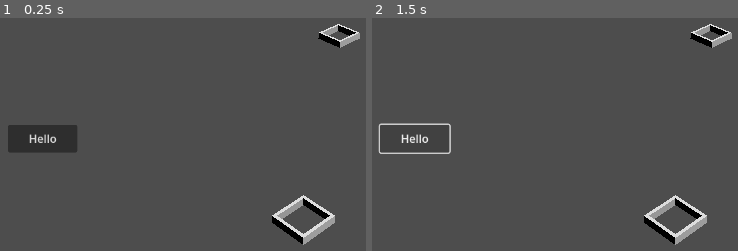
Above: before the commit, frames 1-2 (left to right).
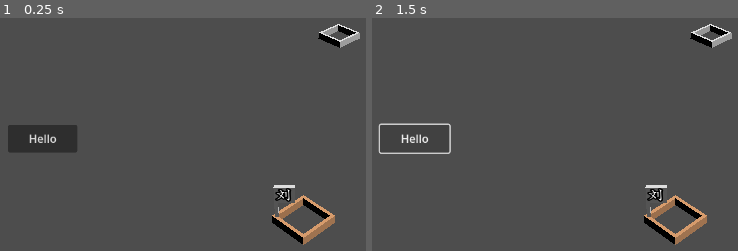
Above: after the commit, the same moments.

Repository: bianpeng001/GodotPy
Game: Godot game, scene res://main.tscn
Same seed, same stepped clock (60 frames per second), same inputs: the game is played once before the commit and once after it.
Inputs:
- Up to frame 1 (0.25 s): no input
- Up to frame 2 (1.5 s): click "Hello" at 0.5 s; click "Hello" at 1.25 s

The runs differ from the first frame. In frame 1, 1.2% of the frame differs, in the area x 74-92%, y 71-98%; in frame 2, 1.2%.

Commit message:
add font, flag, input method in baseclass

Diff:
--- /dev/null
+++ b/Demo/Model/City01.tscn
@@ -0,0 +1,20 @@
+[gd_scene load_steps=5 format=3 uid="uid://4hvmkb1n5qtb"]
+
+[ext_resource type="PackedScene" uid="uid://dx4jt88t2pkvs" path="res://Model/City01.glb" id="1_dnl8w"]
+[ext_resource type="Material" uid="uid://bft44cxmukfxl" path="res://Model/MatCity01.tres" id="2_3de47"]
+[ext_resource type="PackedScene" uid="uid://oop7cbbkolr3" path="res://Model/Flag01.glb" id="3_3x2e3"]
+[ext_resource type="FontFile" uid="uid://cfhxpqexrydct" path="res://FZKT.ttf" id="4_8de7a"]
+
+[node name="City01" instance=ExtResource("1_dnl8w")]
+
+[node name="Cube" parent="." index="0"]
+surface_material_override/0 = ExtResource("2_3de47")
+
+[node name="Flag01" parent="." index="1" instance=ExtResource("3_3x2e3")]
+transform = Transform3D(0.707107, 0, 0.707107, 0, 1, 0, -0.707107, 0, 0.707107, -1, 0.5, -1)
+
+[node name="Label3D" type="Label3D" parent="." index="2"]
+transform = Transform3D(0.707107, 0, -0.707107, 0, 1, 0, 0.707107, 0, 0.707107, -0.793441, 2, -0.620222)
+pixel_size = 0.028
+text = "刘"
+font = ExtResource("4_8de7a")
--- /dev/null
+++ b/Demo/Model/MatCity01.tres
@@ -0,0 +1,4 @@
+[gd_resource type="StandardMaterial3D" format=3 uid="uid://bft44cxmukfxl"]
+
+[resource]
+albedo_color = Color(0.878431, 0.631373, 0.431373, 1)
--- a/Demo/main.tscn
+++ b/Demo/main.tscn
@@ -1,6 +1,7 @@
-[gd_scene load_steps=2 format=3 uid="uid://cipun2g0qp50n"]
+[gd_scene load_steps=3 format=3 uid="uid://cipun2g0qp50n"]
 
 [ext_resource type="PackedScene" uid="uid://dx4jt88t2pkvs" path="res://Model/City01.glb" id="1_fy31c"]
+[ext_resource type="PackedScene" uid="uid://4hvmkb1n5qtb" path="res://Model/City01.tscn" id="2_2sjd1"]
 
 [node name="Node3D" type="Node3D"]
 
@@ -14,8 +15,6 @@
 [node name="FPyObject" type="FPyObject" parent="."]
 python_path = "main"
 python_class = "TestClass"
-
-[node name="City01" parent="." instance=ExtResource("1_fy31c")]
 
 [node name="City02" parent="." instance=ExtResource("1_fy31c")]
 transform = Transform3D(1, 0, 0, 0, 1, 0, 0, 0, 1, 17.7499, 0, -13.6001)
@@ -35,3 +34,8 @@
 fov = 45.0
 near = 5.0
 far = 1000.0
+
+[node name="City01" parent="." instance=ExtResource("2_2sjd1")]
+
+[editable path="City02"]
+[editable path="City03"]
Binary file added: Demo/FZKT.ttf
Not shown, added: Demo/FZKT.ttf.import
Binary file added: Demo/Model/Flag01.glb
Not shown, added: Demo/Model/Flag01.glb.import
Not shown, changed: Demo/game/camera_controller.py
Not shown, changed: Demo/game/core.py
Not shown, changed: Demo/main.py
Not shown, changed: Godot/modules/GodotPy/src/GodotPy.cpp
